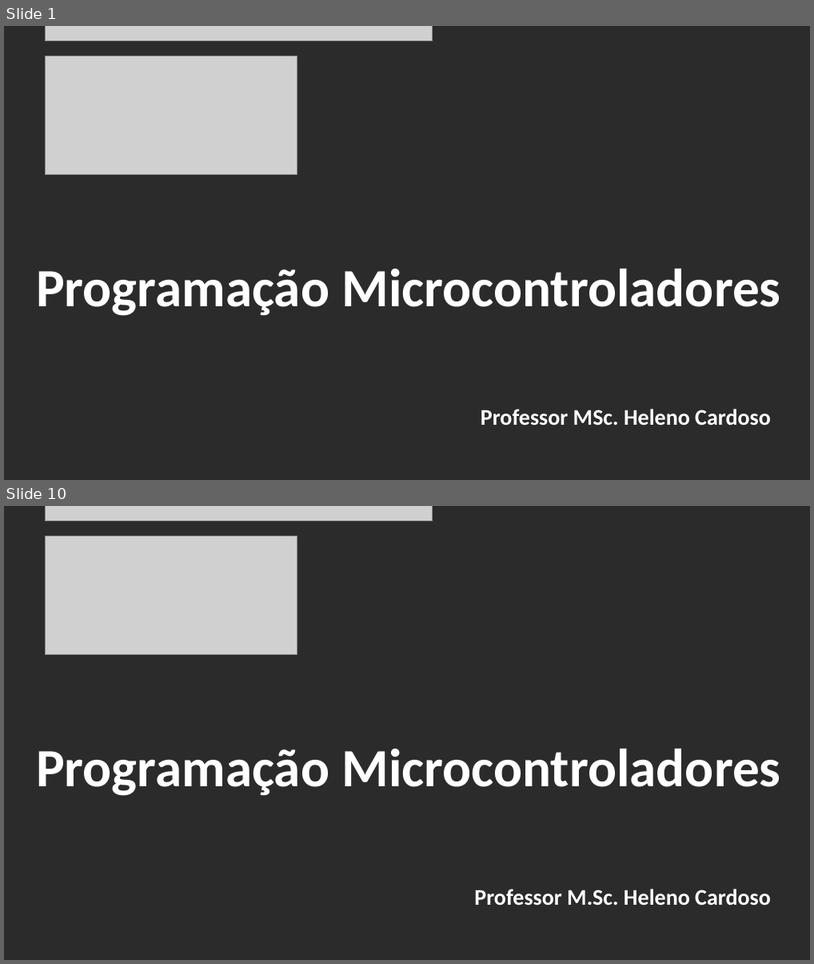
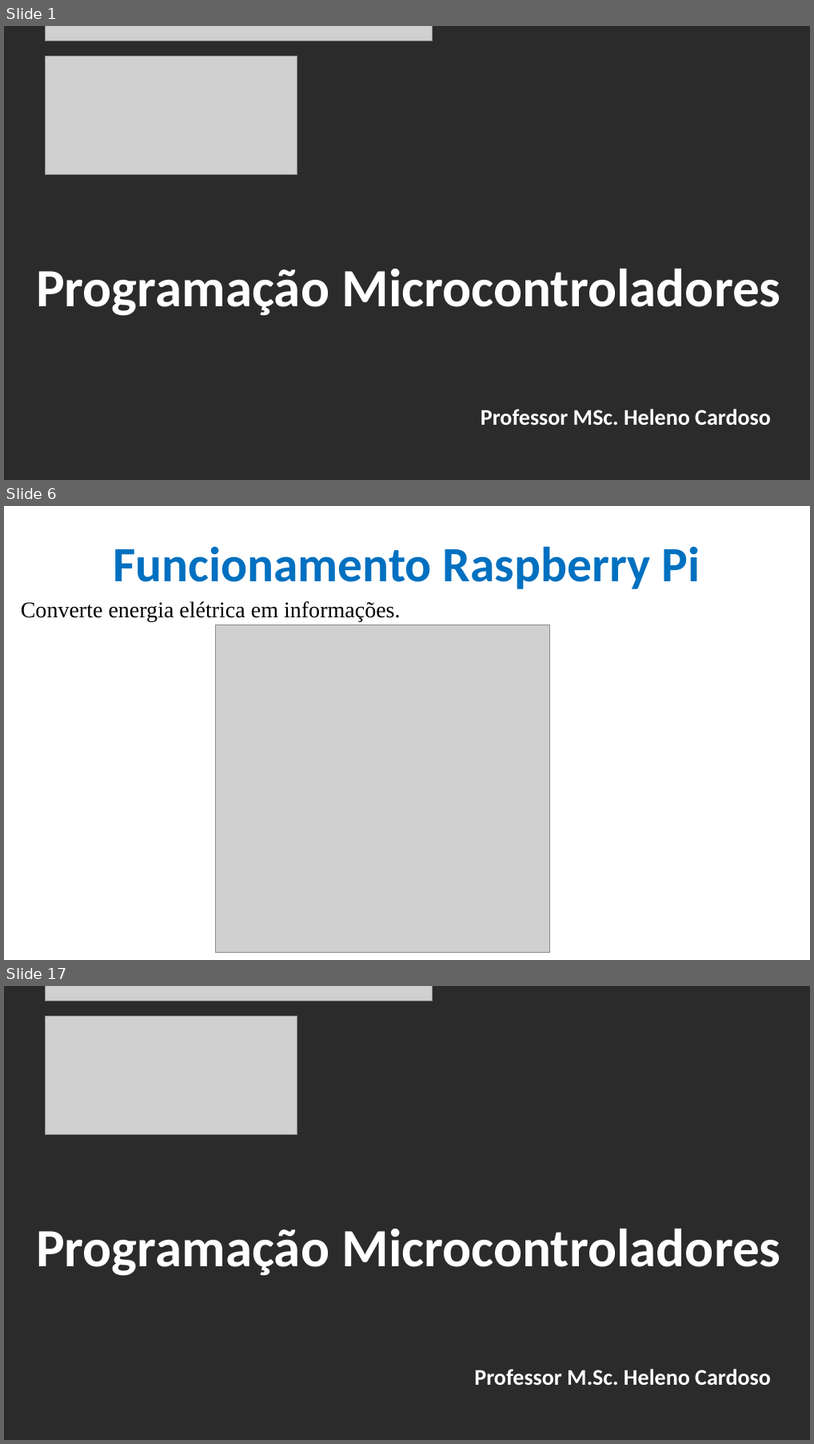
Before and after one commit to CloudEducationBrazil/WydenArea1ProgramacaoMicrocontroladores, a slide deck: 01 Classes/Aula 04 - Programação Microcontroladores - Arduíno Raspberry PI.pptx. Shown one above the other, each under a label of ours: slides 1 and 10 before the commit, slides 1, 6 and 17 after it; the slides between them are not shown. The pictures are 814x964 and 814x1444 pixels, drawn with LibreOffice and Linux fonts; fonts in the diff are those of the drawing; grey boxes stand for pictures; background and template pictures are left out; a plain dark background stands for a picture behind light text. Boxes give left, top, right and bottom in pixels: in the first picture for what was removed or moved away, otherwise in the second. Text is boxed around its words. In the diff, an @@ line names an element or a change of style, - is before the commit and + after.

```diff
--- a/01 Classes/Aula 04 - Programação Microcontroladores - Arduíno Raspberry PI.pptx
+++ b/01 Classes/Aula 04 - Programação Microcontroladores - Arduíno Raspberry PI.pptx
@@ slide 6 added at (4,506,810,960), background picture (left out) @@
@@ title added at (113,546,701,589), 44 pt, text #0070C0, bold @@
+Funcionamento Raspberry Pi
@@ text added at (21,601,401,622), 20 pt, text #000000 @@
+Converte energia elétrica em informações.
@@ picture added at (216,624,550,952) @@
@@ what was slide 10 is now slide 17 @@
```
Also in this commit, not shown: 6 slides changed, 8 other slides added, 2 slides removed.
